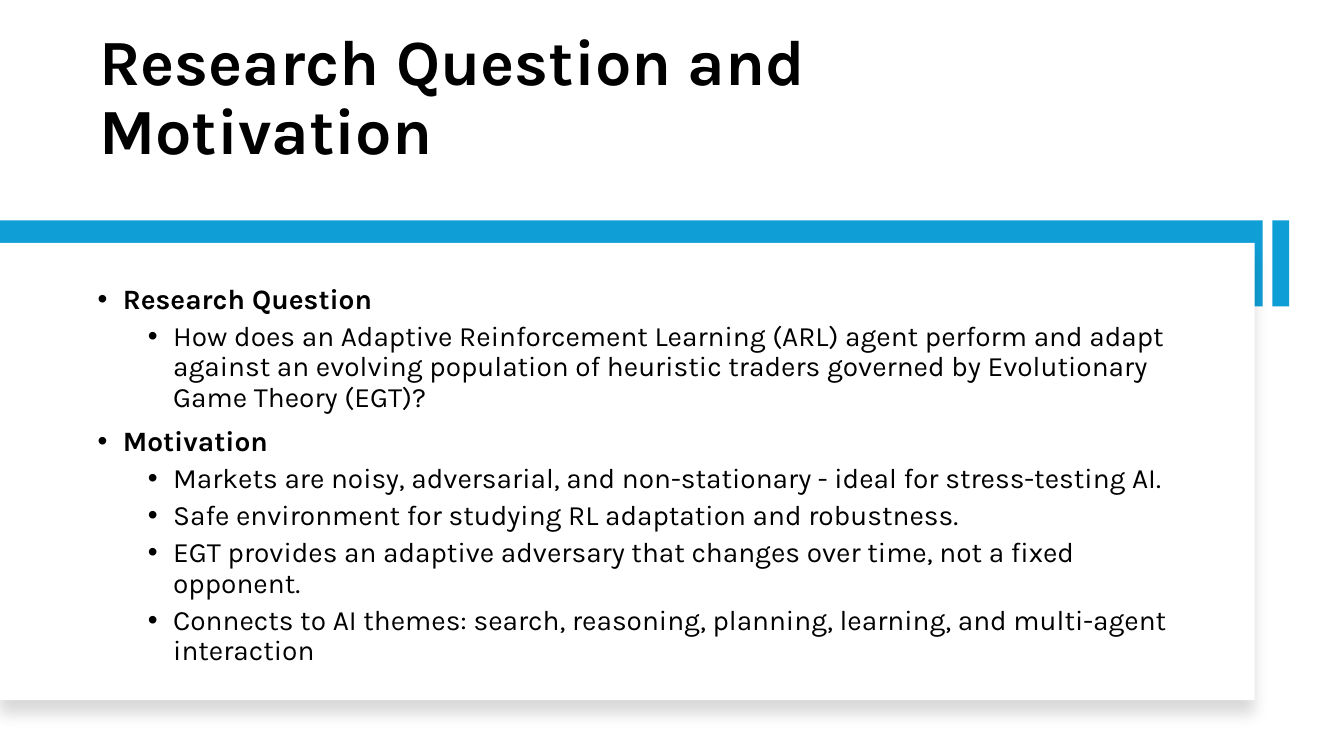
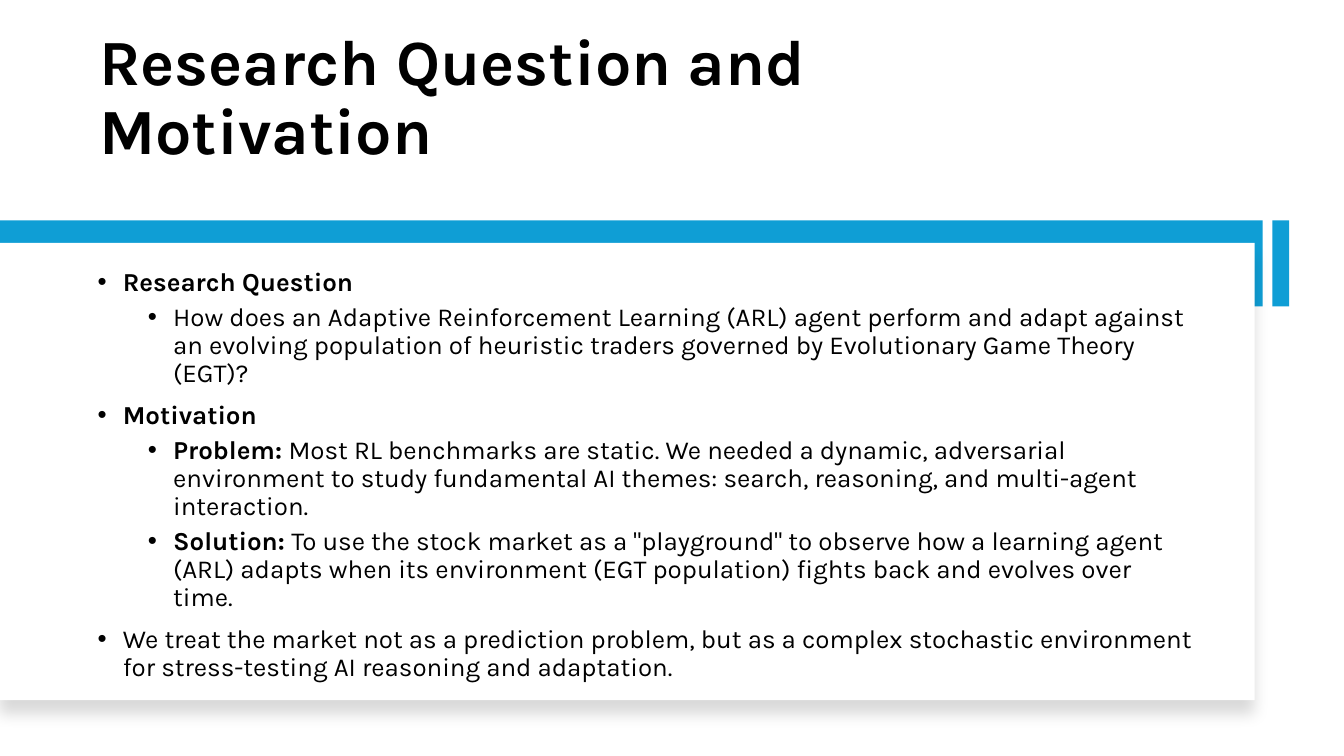
Before and after one commit to Srithwak/Coevolutionary_ARL_vs_EGT_agents_research, a slide deck: slide 2 of presentation.pptx. Drawn at 1344x756 pixels with LibreOffice and Linux fonts; fonts in the diff are those of the drawing. Boxes give left, top, right and bottom in pixels: in the first picture for what was removed or moved away, otherwise in the second. Text is boxed around its words. In the diff, an @@ line names an element or a change of style, - is before the commit and + after.

```diff
--- a/presentation.pptx
+++ b/presentation.pptx
@@ text at (123, 272, 1184, 425): size 20 to 18.5 pt in "Research Question", "How does an Adaptive Reinforcement Learning (ARL) ...", "Motivation" @@
@@ text at (123, 441, 1192, 683): text changed; size 20 to 18.5 pt @@
-  • Markets are noisy, adversarial, and non-stationary - ideal for stress-testing AI.
-  • Safe environment for studying RL adaptation and robustness.
-  • EGT provides an adaptive adversary that changes over time, not a fixed opponent.
-  • Connects to AI themes: search, reasoning, planning, learning, and multi-agent interaction
+  • Problem: Most RL benchmarks are static. We needed a dynamic, adversarial environment to study fundamental AI themes: search, reasoning, and multi-agent interaction.
+  • Solution: To use the stock market as a "playground" to observe how a learning agent (ARL) adapts when its environment (EGT population) fights back and evolves over time.
+• We treat the market not as a prediction problem, but as a complex stochastic environment for stress-testing AI reasoning and adaptation.
```
Also in this commit, not shown: 4 other slides changed, 9 slides added, 9 slides removed, 52 other files.
